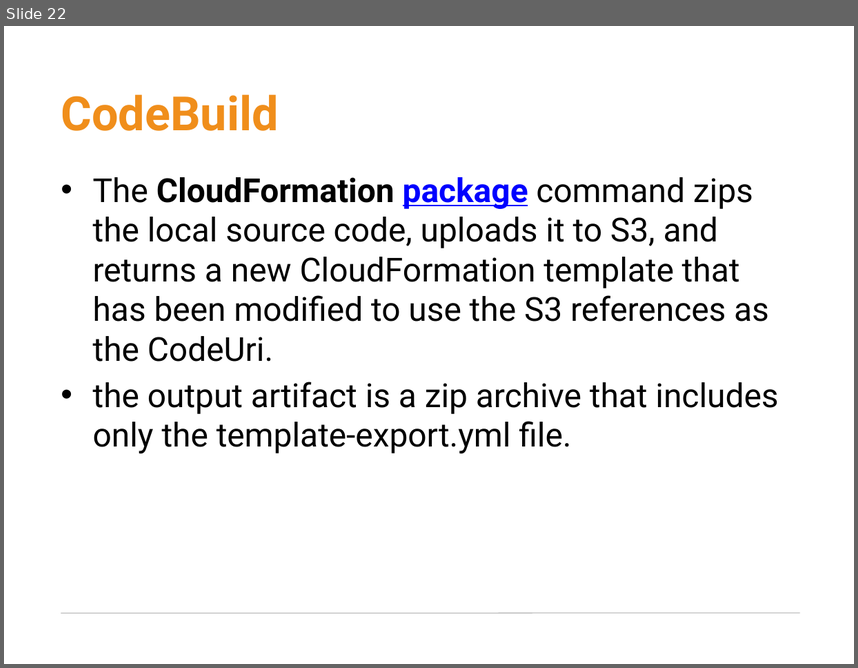
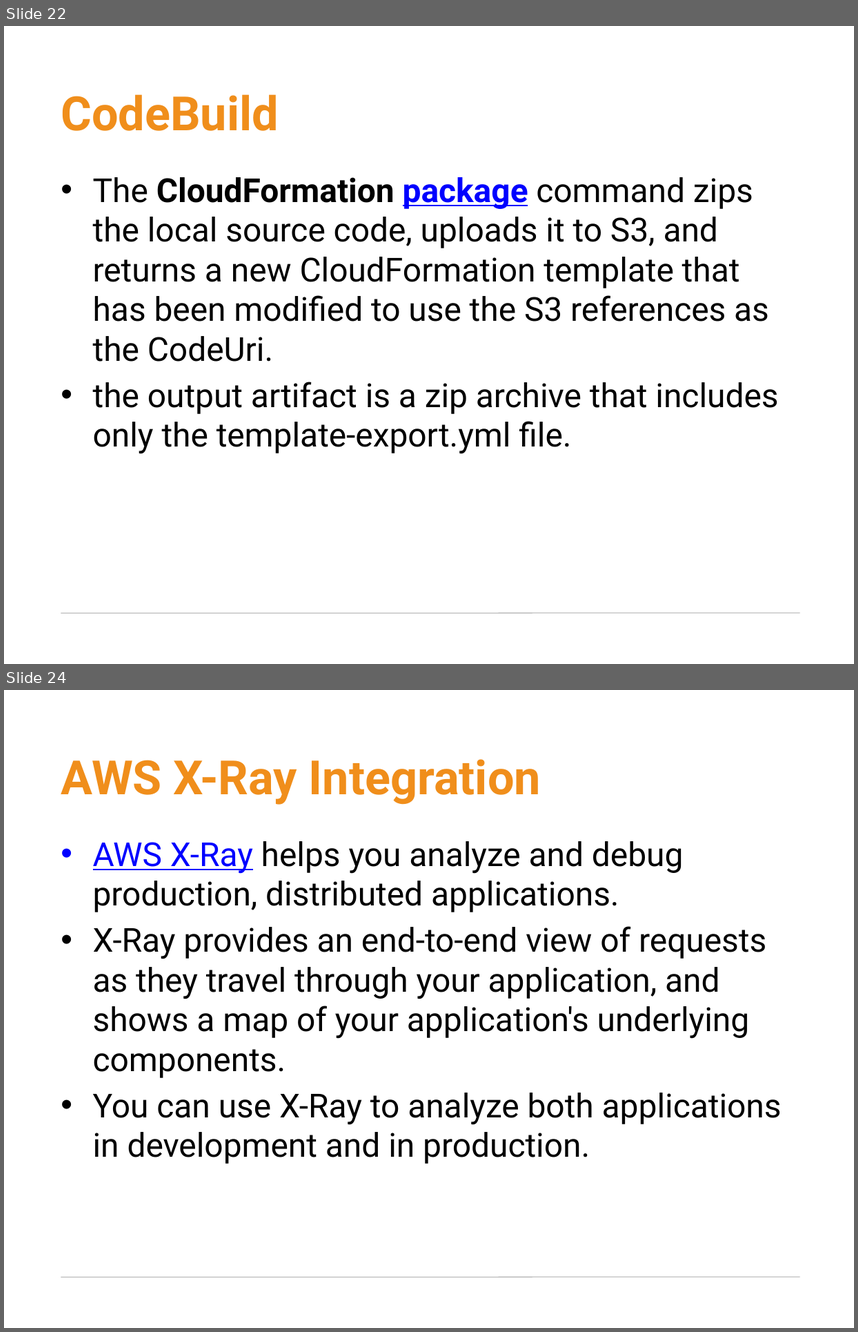
Before and after one commit to germanilia/AWS-MicroServices-Lmabda, a slide deck: Module 04 Building a CI:CD pipeline for serverless applications within AWS (Lambda).pptx. Shown one above the other, each under a label of ours: slide 22 before the commit, slides 22 and 24 after it; the slides between them are not shown. The pictures are 858x668 and 858x1332 pixels, drawn with LibreOffice and Linux fonts; fonts in the diff are those of the drawing; background and template pictures are left out. Boxes give left, top, right and bottom in pixels: in the first picture for what was removed or moved away, otherwise in the second. Text is boxed around its words. In the diff, an @@ line names an element or a change of style, - is before the commit and + after.

```diff
--- a/Module 04 Building a CI:CD pipeline for serverless applications within AWS (Lambda).pptx
+++ b/Module 04 Building a CI:CD pipeline for serverless applications within AWS (Lambda).pptx
@@ slide 24 added at (4,690,854,1328), background picture (left out); not listed: 1 template element that a slide beside it also shows @@
@@ title added at (61,759,541,805), 40 pt, text #F08E1B, bold @@
+AWS X-Ray Integration
@@ text added at (93,841,782,1163), 28 pt, text #000000 @@
+• AWS X-Ray helps you analyze and debug production, distributed applications.
+• X-Ray provides an end-to-end view of requests as they travel through your application, and shows a map of your application's underlying components.
+• You can use X-Ray to analyze both applications in development and in production.
```
Also in this commit, not shown: 2 slides changed, 4 other slides added, 29 other files.
